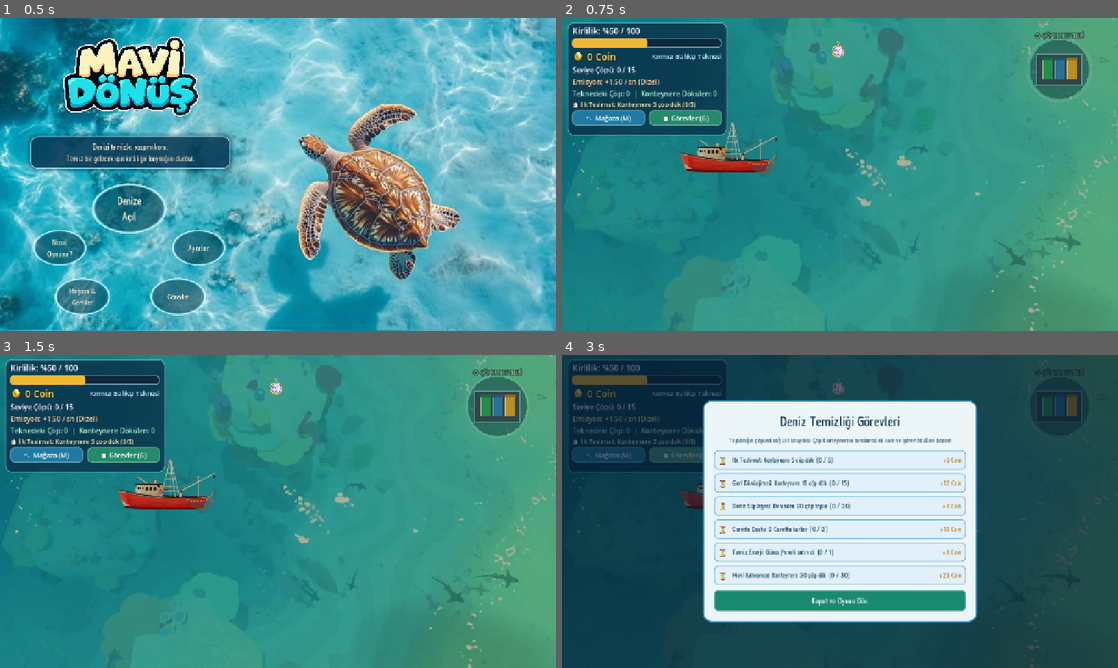
Above: before the commit, frames 1-4 (two rows, left to right).
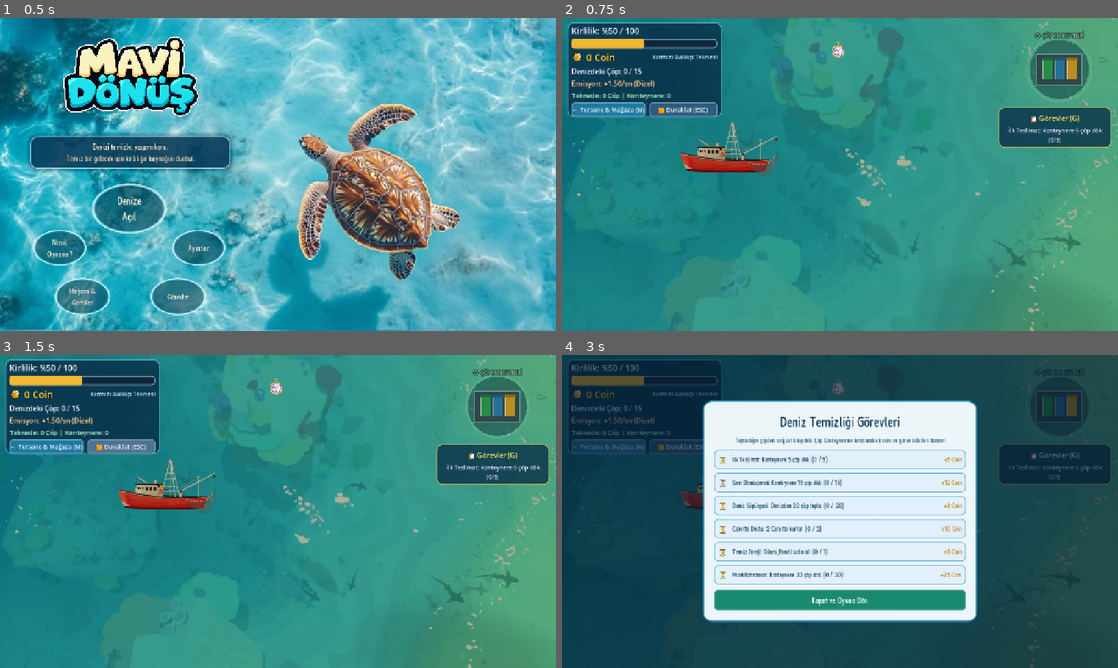
Above: after the commit, the same moments.

Repository: tubaiskol/Mavi-Donus-Hackathon-Team22
Game: Godot game, scene res://scenes/main_menu.tscn
Two runs of this game, one before a commit and one after it. Both use one fixed random seed, a clock stepped at 60 frames per second and the inputs below. The engine's default icon, where the game draws it, is replaced by a stand-in: a white triangle on a blue panel in a dark square.
Inputs (mouse positions are in pixels of both pictures, inside the frame that each line leads up to):
- Up to frame 1 (0.5 s): no input
- Up to frame 2 (0.75 s): click "Denize Açıl" at 0.5 s
- Up to frame 3 (1.5 s): click (122, 445) at 1.25 s, where only the run after the commit has a clickable "⏸️ Duraklat (ESC)"
- Up to frame 4 (3 s): click "🛒 Mağaza (M)" (after the commit: "🛒 Tersane & Mağaza (M)") at 2 s; click "📋 Görevler (G)" at 2.75 s

Frame 1 is identical in both runs. In frame 2, 7.1% of the frame differs, in the area x 1-99%, y 1-42%; in frame 3, 7.1%; in frame 4, 10%, in the area x 1-99%, y 1-86%.
Error in both runs: Invalid call. Nonexistent function 'reset' in base 'Node (game_state.gd)'. (res://scripts/game.gd:33)

Commit message:
görevler sağ panele taşındı ve oyun içi duraklat butonu eklendi

Diff:
--- a/scripts/hud.gd
+++ b/scripts/hud.gd
@@ -11,6 +11,7 @@
 @onready var emission_label: Label = $StatsBox/EmissionLabel
 @onready var spawner = get_node("../Spawner")
 @onready var shop_panel = get_node("../ShopPanel")
+@onready var game_root = get_parent()
 
 var _fill_style: StyleBoxFlat
 var _toast_panel: PanelContainer
@@ -18,16 +19,19 @@
 var _toast_tween: Tween
 var _boat_badge_label: Label
 var _container_label: Label
-var _quest_summary_label: Label
+
+# Sağ taraftaki bağımsız görev paneli
+var _quests_side_panel: PanelContainer
+var _quests_side_label: Label
 var _quests_modal: Control
 var _quests_list_vbox: VBoxContainer
 
 
 func _ready() -> void:
-	# Seviye sonunda oyun duraklasa da sayaç güncellensin.
 	process_mode = Node.PROCESS_MODE_ALWAYS
 
 	_style_hud()
+	_build_side_quests_card()
 	_build_quests_modal()
 
 	GameState.pollution_changed.connect(_on_pollution_changed)
@@ -57,30 +61,32 @@
 			_toggle_shop_from_hud()
 		elif event.physical_keycode == KEY_G:
 			_toggle_quests_modal()
+		elif event.physical_keycode in [KEY_P, KEY_ESCAPE]:
+			_toggle_pause_from_hud()
 
 
 func _style_hud() -> void:
-	# Sol üst istatistik kutusu: Coin, Gemi, Kirlilik, Emisyon, Konteyner ve Görev bilgisi bir arada
+	# Sol üst kart: Sadece temel istatistikler ve Tersane/Duraklat butonları
 	var stats_panel := PanelContainer.new()
 	stats_panel.name = "StatsBackdrop"
 	stats_panel.mouse_filter = Control.MOUSE_FILTER_IGNORE
 	var card_sb := StyleBoxFlat.new()
-	card_sb.bg_color = Color(0.03, 0.16, 0.26, 0.72)
+	card_sb.bg_color = Color(0.03, 0.16, 0.26, 0.76)
 	card_sb.border_color = Color(0.55, 0.88, 1.0, 0.45)
 	card_sb.set_border_width_all(2)
 	card_sb.set_corner_radius_all(14)
 	stats_panel.add_theme_stylebox_override("panel", card_sb)
 	stats_panel.position = Vector2(12, 10)
-	stats_panel.size = Vector2(368, 260)
+	stats_panel.size = Vector2(356, 218)
 	add_child(stats_panel)
 	move_child(stats_panel, 0)
 
-	stats_box.position = Vector2(24, 16)
-	stats_box.custom_minimum_size = Vector2(344, 0)
-	stats_box.add_theme_constant_override("separation", 4)
-
-	# Kirlilik çubuğunu mavi_donus tarzında renklendir ve yuvarlat
-	pollution_bar.custom_minimum_size = Vector2(340, 22)
+	stats_box.position = Vector2(22, 16)
+	stats_box.custom_minimum_size = Vector2(336, 0)
+	stats_box.add_theme_constant_override("separation", 5)
+
+	# Kirlilik çubuğu
+	pollution_bar.custom_minimum_size = Vector2(332, 22)
 	var bg_sb := StyleBoxFlat.new()
 	bg_sb.bg_color = Color(0.06, 0.14, 0.22, 0.85)
 	bg_sb.border_color = Color(0.75, 0.92, 1.0, 0.55)
@@ -93,7 +99,7 @@
 	_fill_style.set_corner_radius_all(6)
 	pollution_bar.add_theme_stylebox_override("fill", _fill_style)
 
-	# Coin satırını sol üst kutunun içinde belirginleştir ("sağ köşedeki şeyi soldakine ekle")
+	# Coin satırı ve aktif gemi
 	coins_row.add_theme_constant_override("separation", 8)
 	var coin_icon := coins_row.get_node_or_null("CoinIcon") as TextureRect
 	if coin_icon:
@@ -106,13 +112,12 @@
 	_boat_badge_label = Label.new()
 	_boat_badge_label.size_flags_horizontal = Control.SIZE_EXPAND_FILL
 	_boat_badge_label.horizontal_alignment = HORIZONTAL_ALIGNMENT_RIGHT
-	_boat_badge_label.add_theme_font_size_override("font_size", 15)
+	_boat_badge_label.add_theme_font_size_override("font_size", 14)
 	_boat_badge_label.add_theme_color_override("font_color", Color(0.75, 0.95, 1.0))
 	_boat_badge_label.add_theme_color_override("font_outline_color", Color(0.06, 0.20, 0.34))
 	_boat_badge_label.add_theme_constant_override("outline_size", 4)
 	coins_row.add_child(_boat_badge_label)
 
-	# Metinlere mavi_donus tarzı kalın okunaklı kontur ekle
 	for lbl in [pollution_label, trash_label, emission_label]:
 		lbl.add_theme_color_override("font_color", Color.WHITE)
 		lbl.add_theme_color_override("font_outline_color", Color(0.06, 0.20, 0.34, 0.95))
@@ -123,36 +128,28 @@
 	trash_label.add_theme_font_size_override("font_size", 16)
 
 	_container_label = Label.new()
-	_container_label.add_theme_font_size_override("font_size", 16)
+	_container_label.add_theme_font_size_override("font_size", 15)
 	_container_label.add_theme_color_override("font_color", Color(0.68, 1.0, 0.80))
 	_container_label.add_theme_color_override("font_outline_color", Color(0.05, 0.20, 0.32, 0.95))
-	_container_label.add_theme_constant_override("outline_size", 5)
+	_container_label.add_theme_constant_override("outline_size", 4)
 	stats_box.add_child(_container_label)
 
-	_quest_summary_label = Label.new()
-	_quest_summary_label.autowrap_mode = TextServer.AUTOWRAP_WORD_SMART
-	_quest_summary_label.add_theme_font_size_override("font_size", 14)
-	_quest_summary_label.add_theme_color_override("font_color", Color(1.0, 0.94, 0.65))
-	_quest_summary_label.add_theme_color_override("font_outline_color", Color(0.06, 0.18, 0.30, 0.95))
-	_quest_summary_label.add_theme_constant_override("outline_size", 4)
-	stats_box.add_child(_quest_summary_label)
-
-	# Sol üst kartın içinde Mağaza ve Görevler hızlı erişim butonları
+	# Sol üst kutu butonları: Tersane & Mağaza + Duraklat
 	var btn_row := HBoxContainer.new()
-	btn_row.add_theme_constant_override("separation", 10)
-	var shop_btn := _make_hud_action_button("🛒 Mağaza (M)", _toggle_shop_from_hud, Color(0.12, 0.48, 0.64))
-	var quests_btn := _make_hud_action_button("📋 Görevler (G)", _toggle_quests_modal, Color(0.14, 0.54, 0.42))
+	btn_row.add_theme_constant_override("separation", 8)
+	var shop_btn := _make_hud_action_button("🛒 Tersane & Mağaza (M)", _toggle_shop_from_hud, Color(0.12, 0.48, 0.64))
+	var pause_btn := _make_hud_action_button("⏸️ Duraklat (ESC)", _toggle_pause_from_hud, Color(0.18, 0.36, 0.50))
 	btn_row.add_child(shop_btn)
-	btn_row.add_child(quests_btn)
+	btn_row.add_child(pause_btn)
 	stats_box.add_child(btn_row)
 
-	# Alt orta: şık kapsül UI kartı içinde bildirim / açıklama (Toast) etiketi
+	# Alt orta bildirim kapsülü
 	_toast_panel = PanelContainer.new()
 	_toast_panel.name = "ToastPanel"
 	_toast_panel.mouse_filter = Control.MOUSE_FILTER_IGNORE
 	var toast_sb := StyleBoxFlat.new()
-	toast_sb.bg_color = Color(0.03, 0.20, 0.32, 0.84)
-	toast_sb.border_color = Color(0.58, 0.90, 1.0, 0.80)
+	toast_sb.bg_color = Color(0.03, 0.20, 0.32, 0.88)
+	toast_sb.border_color = Color(0.58, 0.90, 1.0, 0.85)
 	toast_sb.set_border_width_all(2)
 	toast_sb.set_corner_radius_all(18)
 	toast_sb.content_margin_left = 24
@@ -183,12 +180,55 @@
 	_toast_panel.add_child(_toast_label)
 
 
+func _build_side_quests_card() -> void:
+	# SAĞ PANELDE AYRI GÖREVLER KARTI (Konteynerin altında ferah görünüm)
+	_quests_side_panel = PanelContainer.new()
+	_quests_side_panel.name = "QuestsSideCard"
+	var sb := StyleBoxFlat.new()
+	sb.bg_color = Color(0.03, 0.18, 0.28, 0.78)
+	sb.border_color = Color(0.96, 0.78, 0.28, 0.70)
+	sb.set_border_width_all(2)
+	sb.set_corner_radius_all(14)
+	sb.content_margin_left = 14
+	sb.content_margin_right = 14
+	sb.content_margin_top = 10
+	sb.content_margin_bottom = 10
+	_quests_side_panel.add_theme_stylebox_override("panel", sb)
+
+	var screen := get_viewport().get_visible_rect().size
+	_quests_side_panel.position = Vector2(screen.x - 275.0, 205.0)
+	_quests_side_panel.custom_minimum_size = Vector2(260, 0)
+	add_child(_quests_side_panel)
+
+	var vb := VBoxContainer.new()
+	vb.add_theme_constant_override("separation", 4)
+	_quests_side_panel.add_child(vb)
+
+	var title_btn := Button.new()
+	title_btn.text = "📋 Görevler (G)"
+	title_btn.flat = true
+	title_btn.alignment = HORIZONTAL_ALIGNMENT_CENTER
+	title_btn.add_theme_font_size_override("font_size", 16)
+	title_btn.add_theme_color_override("font_color", Color(1.0, 0.88, 0.35))
+	title_btn.pressed.connect(_toggle_quests_modal)
+	vb.add_child(title_btn)
+
+	_quests_side_label = Label.new()
+	_quests_side_label.autowrap_mode = TextServer.AUTOWRAP_WORD_SMART
+	_quests_side_label.horizontal_alignment = HORIZONTAL_ALIGNMENT_CENTER
+	_quests_side_label.add_theme_font_size_override("font_size", 13)
+	_quests_side_label.add_theme_color_override("font_color", Color(0.90, 0.96, 1.0))
+	_quests_side_label.add_theme_color_override("font_outline_color", Color(0.04, 0.16, 0.26))
+	_quests_side_label.add_theme_constant_override("outline_size", 4)
+	vb.add_child(_quests_side_label)
+
+
 func _make_hud_action_button(text: String, cb: Callable, base_color: Color) -> Button:
 	var b := Button.new()
 	b.text = text
 	b.size_flags_horizontal = Control.SIZE_EXPAND_FILL
 	b.custom_minimum_size = Vector2(0, 34)
-	b.add_theme_font_size_override("font_size", 15)
+	b.add_theme_font_size_override("font_size", 14)
 	b.add_theme_color_override("font_color", Color.WHITE)
 	b.pressed.connect(cb)
 
@@ -217,6 +257,11 @@
 		AudioManager.play_button()
 	if shop_panel and shop_panel.has_method("toggle_manual_shop"):
 		shop_panel.toggle_manual_shop()
+
+
+func _toggle_pause_from_hud() -> void:
+	if game_root and game_root.has_method("toggle_pause"):
+		game_root.toggle_pause()
 
 
 func _build_quests_modal() -> void:
@@ -266,7 +311,7 @@
 	sub.text = "Topladığın çöpleri sağ üst köşedeki Çöp Konteynerine bırakarak ek coin ve görev ödülleri kazan!"
 	sub.horizontal_alignment = HORIZONTAL_ALIGNMENT_CENTER
 	sub.autowrap_mode = TextServer.AUTOWRAP_WORD_SMART
-	sub.add_theme_font_size_override("font_size", 17)
+	sub.add_theme_font_size_override("font_size", 16)
 	sub.add_theme_color_override("font_color", Color(0.20, 0.38, 0.50))
 	vb.add_child(sub)
 
@@ -324,13 +369,13 @@
 		var title_lbl := Label.new()
 		title_lbl.text = "%s  (%d / %d)" % [q["title"], int(q["progress"]), int(q["target"])]
 		title_lbl.size_flags_horizontal = Control.SIZE_EXPAND_FILL
-		title_lbl.add_theme_font_size_override("font_size", 17)
+		title_lbl.add_theme_font_size_override("font_size", 16)
 		title_lbl.add_theme_color_override("font_color", Color(0.08, 0.26, 0.36))
 		hbox.add_child(title_lbl)
 
 		var rew_lbl := Label.new()
 		rew_lbl.text = "Tamamlandı!" if done else "+%d Coin" % int(q["reward"])
-		rew_lbl.add_theme_font_size_override("font_size", 17)
+		rew_lbl.add_theme_font_size_override("font_size", 16)
 		rew_lbl.add_theme_color_override(
 			"font_color",
 			Color(0.12, 0.56, 0.32) if done else Color(0.76, 0.48, 0.04)
@@ -378,12 +423,12 @@
 
 func _on_carried_trash_changed(carried: int, delivered: int) -> void:
 	if _container_label:
-		_container_label.text = "Teknedeki Çöp: %d  |  Konteynere Dökülen: %d" % [carried, delivered]
+		_container_label.text = "Teknede: %d Çöp | Konteynere: %d" % [carried, delivered]
 
 
 func _on_quests_changed() -> void:
-	if _quest_summary_label:
-		_quest_summary_label.text = "📋 " + GameState.get_active_quest_summary()
+	if _quests_side_label:
+		_quests_side_label.text = GameState.get_active_quest_summary()
 	if _quests_modal and _quests_modal.visible:
 		_refresh_quests_modal()
 
@@ -393,7 +438,7 @@
 	var remaining: int = spawner.get_remaining_trash_count()
 	var collected := clampi(total - remaining, 0, total)
 
-	trash_label.text = "Seviye Çöpü: %d / %d" % [
+	trash_label.text = "Denizdeki Çöp: %d / %d" % [
 		collected,
 		total
 	]
@@ -401,8 +446,8 @@
 
 func _update_emission_label() -> void:
 	if GameState.has_solar:
-		emission_label.text = "Emisyon: 0 / sn (Güneş Paneli)"
+		emission_label.text = "Emisyon: 0/sn (Güneş)"
 		emission_label.add_theme_color_override("font_color", Color(0.58, 1.0, 0.72))
 	else:
-		emission_label.text = "Emisyon: +%.2f / sn (Dizel)" % GameState.emission_per_sec
+		emission_label.text = "Emisyon: +%.2f/sn (Dizel)" % GameState.emission_per_sec
 		emission_label.add_theme_color_override("font_color", Color(1.0, 0.82, 0.52))
